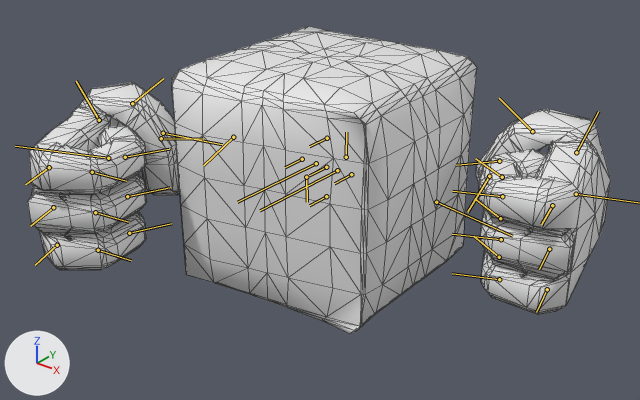
What one commit did to the FBX model Assets/Character/Models/MDL_CubeGuy.FBX.
One viewpoint serves both versions: a 50 mm lens placed at (3.01, -3.83, 2.78), pointed at (0.15, -0.25, 0.55). Every picture has the same lights, and +X, +Y and +Z are marked at lower left. Both versions are drawn at frame 97 of the action 'Take 001'; the numbers are the values there. The bones that bend it are drawn over the model as lines. Mesh edges are drawn as thin lines.
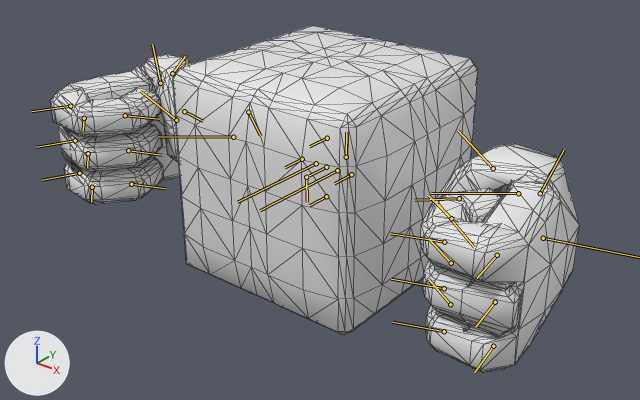
What differs and where, as boxes [x1, y1, x2, y2] in the pictures (640 x 400 px):
'Cube', posed (9% narrower, 13% taller)
    before: [28, 26, 611, 334]
    after: [51, 26, 580, 373]
bone 'CATRigLArm1', root to tip
    before: (436, 202) to (512, 236)
    after: (436, 202) to (474, 247)
bone 'CATRigLArm2', root to tip
    before: (489, 176) to (467, 212)
    after: (518, 193) to (431, 193)
bone 'CATRigRArm1', root to tip
    before: (233, 137) to (203, 165)
    after: (233, 137) to (158, 136)
bone 'CATRigRArm2', root to tip
    before: (163, 133) to (222, 144)
    after: (248, 112) to (260, 135)
bone 'CATRigRArmPalm', root to tip
    before: (108, 158) to (15, 146)
    after: (176, 120) to (140, 91)

Edits to the bpy script that builds the scene:
```text
Change bone_boneforward:
    where bone_boneforward = bpy.data.objects['Character001'].pose.bones['BoneForward']  # child of 'CATRigHub001'
    bone_boneforward.rotation_quaternion: (0.991, 0.0, -0.131, 0.0) -> (1.0, 0.0, 0.0, 0.0)  # degrees (0, -15, 0) -> degrees (0, 0, 0)
Change bone_boneback:
    where bone_boneback = bpy.data.objects['Character001'].pose.bones['BoneBack']  # child of 'CATRigHub001'
    bone_boneback.rotation_quaternion: (0.991, 0.0, 0.131, 0.0) -> (1.0, 0.0, 0.0, 0.0)  # degrees (0, 15, 0) -> degrees (0, 0, 0)
Change bone_catriglarm1:
    where bone_catriglarm1 = bpy.data.objects['Character001'].pose.bones['CATRigLArm1']  # child of 'CATRigLArmCollarbone'
    bone_catriglarm1.rotation_quaternion: (0.793, 0.006, -0.008, -0.61) -> (0.922, 0.004, -0.007, -0.387)  # degrees (1, 0, -75) -> degrees (1, -1, -46)
Change bone_catriglarm2:
    where bone_catriglarm2 = bpy.data.objects['Character001'].pose.bones['CATRigLArm2']  # child of 'CATRigLArm1'
    bone_catriglarm2.rotation_quaternion: (0.889, 0.0, 0.0, 0.459) -> (0.713, 0.0, -0.001, 0.701)  # degrees (0, 0, 55) -> degrees (0, 0, 89)
Change bone_catriglarmpalm:
    where bone_catriglarmpalm = bpy.data.objects['Character001'].pose.bones['CATRigLArmPalm']  # child of 'CATRigLArm2'
    bone_catriglarmpalm.rotation_quaternion: (0.672, 0.012, -0.043, -0.739) -> (0.949, 0.02, -0.011, -0.313)  # degrees (5, -2, -96) -> degrees (3, 0, -37)
Change bone_catrigrarm1:
    where bone_catrigrarm1 = bpy.data.objects['Character001'].pose.bones['CATRigRArm1']  # child of 'CATRigRArmCollarbone'
    bone_catrigrarm1.rotation_quaternion: (0.962, -0.002, 0.014, 0.271) -> (0.908, -0.005, 0.009, -0.42)  # degrees (0, 2, 31) -> degrees (-1, 1, -50)
Change bone_catrigrarm2:
    where bone_catrigrarm2 = bpy.data.objects['Character001'].pose.bones['CATRigRArm2']  # child of 'CATRigRArm1'
    bone_catrigrarm2.rotation_quaternion: (0.868, 0.0, 0.0, 0.496) -> (0.665, 0.0, 0.001, 0.747)  # degrees (0, 0, 60) -> degrees (0, 0, 97)
Change bone_catrigrarmpalm:
    where bone_catrigrarmpalm = bpy.data.objects['Character001'].pose.bones['CATRigRArmPalm']  # child of 'CATRigRArm2'
    bone_catrigrarmpalm.rotation_quaternion: (0.978, -0.027, -0.008, -0.209) -> (0.98, -0.021, 0.007, -0.2)  # degrees (-3, -1, -24) -> degrees (-3, 0, -23)
```
